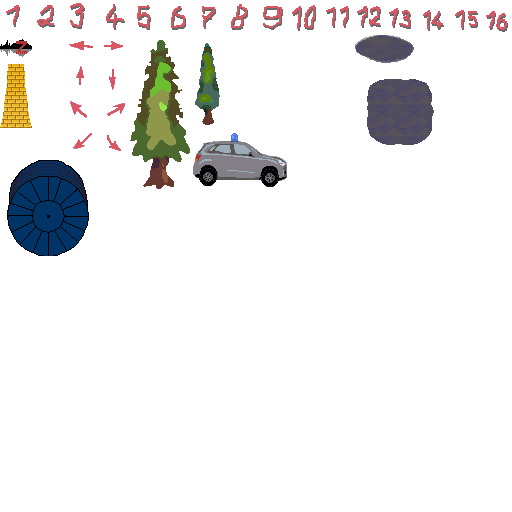
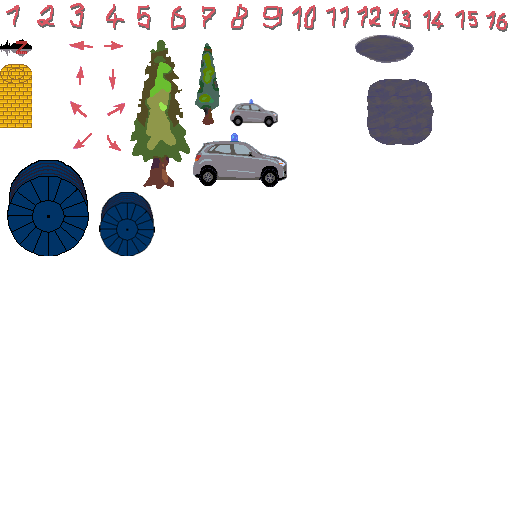
Revision of a layered 512 × 512 image; what changed, layer by layer:
pixels changed over [0,64,278,256] (layer not identified)
